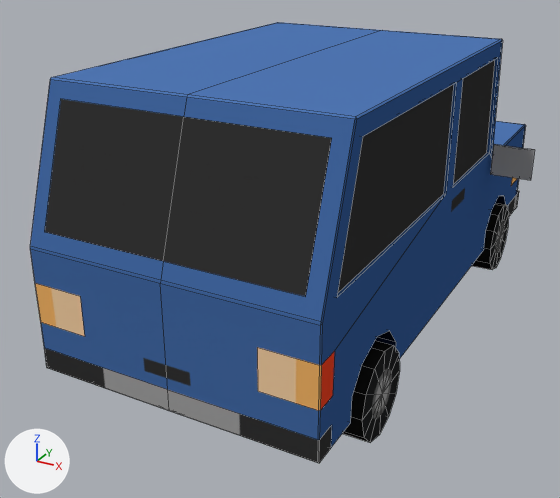
An edit to the Blender file Assets/Meshes/car.blend, drawn before and after from the same camera.
Both versions are drawn from a camera (50 mm lens) standing at (2.87, -6.26, 3.6) and looking at (-0.34, -0.43, 0.68). The lights are fixed; the arrows at lower left show +X, +Y and +Z. Mesh edges are drawn as thin lines.

The first picture shows '100_health', '100_health.002', 'car_fr_wheel_mesh', 'car_rr_wheel_mesh'.
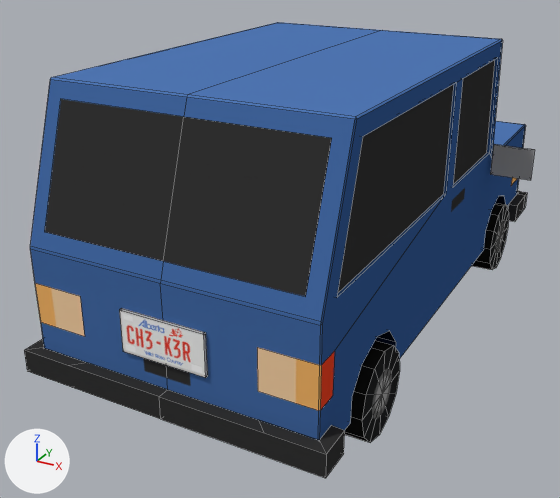
Changed parts and their boxes [x1, y1, x2, y2] in the pictures (560 x 498 px):
'100_health', reshaped
    before: [30, 22, 526, 463]
    after: [30, 22, 526, 440]
'100_health.004', added (black)
    after: [24, 339, 345, 478]
'Plane', added
    after: [119, 308, 208, 378]
'100_health.003', reshaped
    before: [515, 191, 519, 209]
    after: [508, 191, 527, 221]
part 1 of me_mesh_005, built on
    before: [44, 348, 318, 462]
    after: [57, 352, 317, 440]
part 2 of me_mesh_005, surface changed
    before: [317, 426, 331, 463]
part 3 of me_mesh_003, built on
    before: [515, 192, 519, 209]
    after: [508, 191, 527, 221]

Edits to the bpy script that builds the scene:
```text
Add img_liscense_png:
    img_liscense_png = load_image('liscense.png', '../Textures/liscense.png', 160, 80, 'sRGB')
Add mat_material:
    mat_material = principled_material('Material')
    mat_material.texture = img_liscense_png
Change me_mesh_005:
    used by ob_100_health; location = (0.0, 0.0, 0.0); rotation_euler = (1.571, 0.0, 0.0), in degrees (90, 0, 0)
    remove me_mesh_005.from_pydata(...)  # 176 vertices, 132 faces; spans x -1.16..1.16, y 0.36..2.52, z -2.56..2.66
    add me_mesh_005.from_pydata(...)  # 192 vertices, 149 faces; spans x -1.16..1.16, y 0.36..2.52, z -2.56..2.66
    me_mesh_005 part 1
    4 faces are deleted
    16 vertices are added at x -1.16..0.0, y 0.36..0.55, z 2.48..2.66
    21 new faces join them
    me_mesh_005 part 2: 1 kept faces spanning x 1.16, y 0.36..0.55, z 2.48..2.66 get new texture (UV) coordinates
Change me_mesh_003:
    used by ob_100_health_003; location = (0.0, 0.003, 0.0); rotation_euler = (1.571, 0.0, 0.0), in degrees (90, 0, 0)
    remove me_mesh_003.from_pydata(...)  # 20 vertices, 22 faces; spans x -1.16..1.16, y 0.36..0.55, z -2.66..-2.56
    add me_mesh_003.from_pydata(...)  # 28 vertices, 30 faces; spans x -1.16..1.26, y 0.36..0.55, z -2.66..-2.16
    me_mesh_003 part 3
    1 face is deleted
    8 vertices are added at x 1.16..1.26, y 0.36..0.55, z -2.66..-2.16
    9 new faces join them
Add me_plane:
    me_plane.from_pydata(...)  # a box spanning x -0.348..0.344, y -2.689..-2.665, z 0.77..1.099
    me_plane.materials.append(mat_material)  # picture img_liscense_png
Add me_mesh_004:
    me_mesh_004.from_pydata(...)  # 16 vertices, 12 faces; spans x 0.0..1.262, y 0.364..0.55, z 2.478..2.757
    me_mesh_004.materials.append(mat_lambert60_001)  # picture img_vehicle_car01_a_png
Add ob_plane:
    ob_plane = bpy.data.objects.new('Plane', me_plane)
    ob_plane.location = (0.0, 0.0, 0.0)
Add ob_100_health_004:
    ob_100_health_004 = bpy.data.objects.new('100_health.004', me_mesh_004)
    ob_100_health_004.location = (0.0, -0.001, 0.0)
    ob_100_health_004.rotation_euler = (1.571, 0.0, 0.0)  # degrees (90, 0, 0)
    _m = ob_100_health_004.modifiers.new('Mirror', 'MIRROR')
    _m.use_bisect_axis = (True, False, False)
    _m.use_clip = True
```
